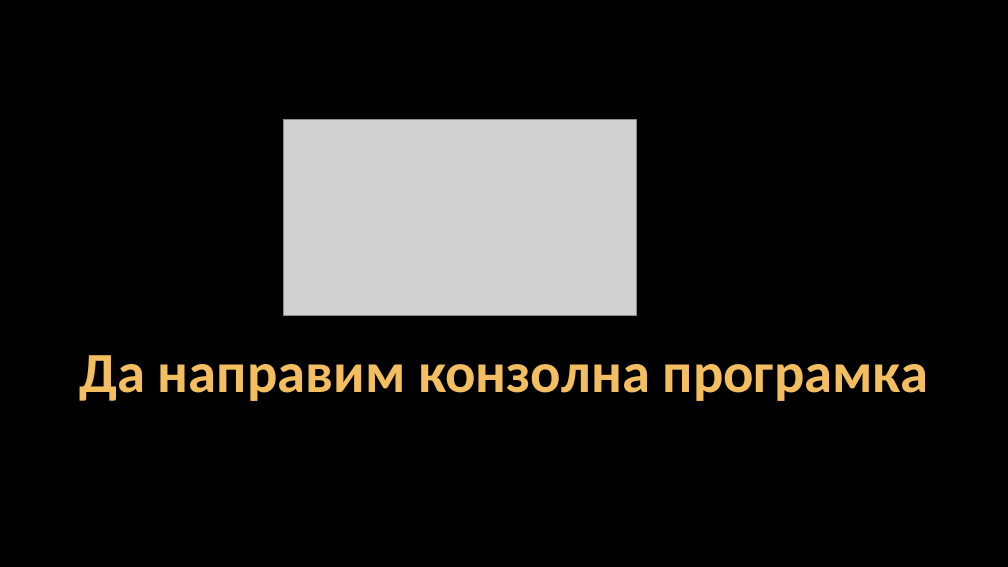
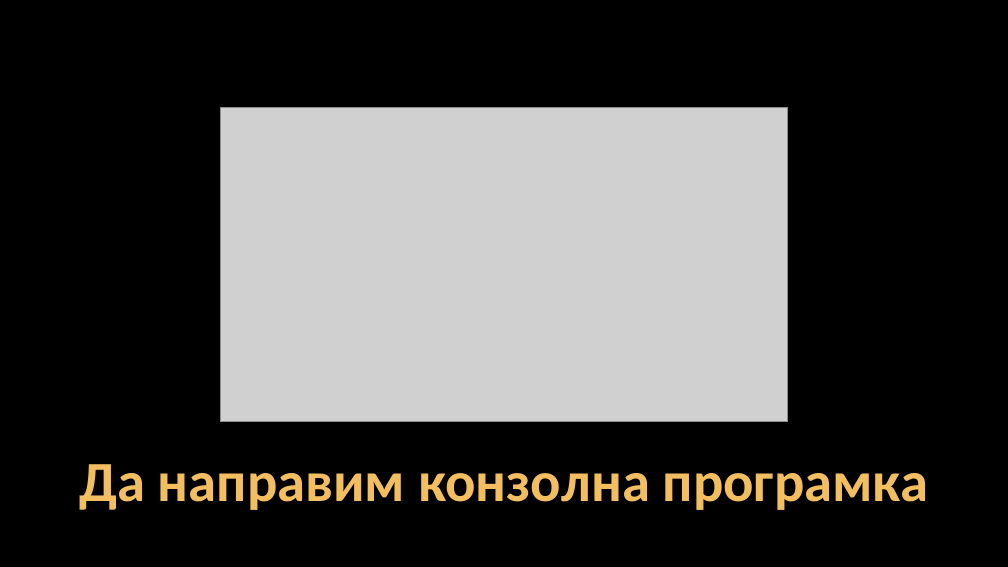
Before and after one commit to Software-University/C-plus-plus, a slide deck: slide 7 of 1. First-Steps-in-Coding/1. First-Steps-in-Coding.pptx. Drawn at 1008x567 pixels with LibreOffice and Linux fonts; fonts in the diff are those of the drawing; grey boxes stand for pictures; background and template pictures are left out. Boxes give left, top, right and bottom in pixels: in the first picture for what was removed or moved away, otherwise in the second. Text is boxed around its words. In the diff, an @@ line names an element or a change of style, - is before the commit and + after.

```diff
--- a/1. First-Steps-in-Coding/1. First-Steps-in-Coding.pptx
+++ b/1. First-Steps-in-Coding/1. First-Steps-in-Coding.pptx
@@ picture: place and size @@
-picture at (284, 119, 636, 315)
+picture at (220, 107, 788, 422)
@@ title "Да направим конзолна програмка": place and size @@
-title "Да направим конзолна програмка" at (79, 355, 928, 401)
+title "Да направим конзолна програмка" at (79, 464, 928, 510)
```
Also in this commit, not shown: 12 other slides changed.
